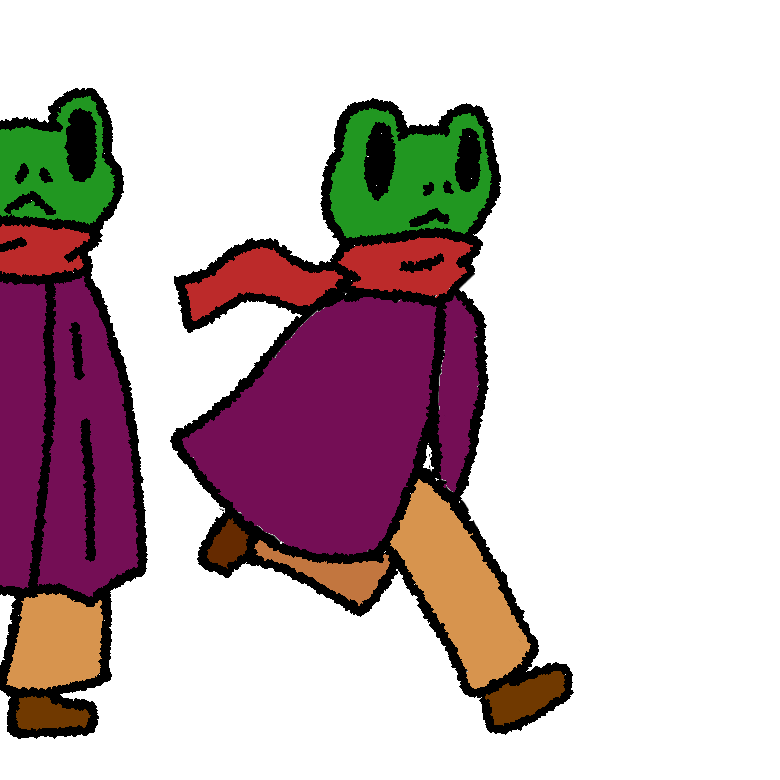
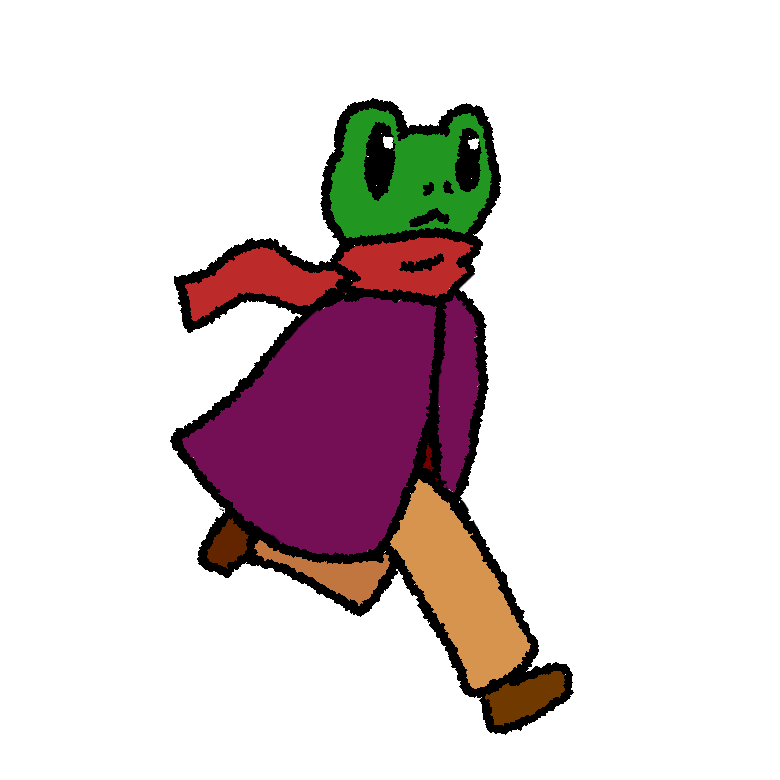
The second 780 x 780 image is a revision of the first. Changes to its layers:
painted on "lineart" (1st of 3) over 0, 88, 479, 739
painted on "col" over 0, 88, 479, 739
hid "color" over 128, 136, 479, 582